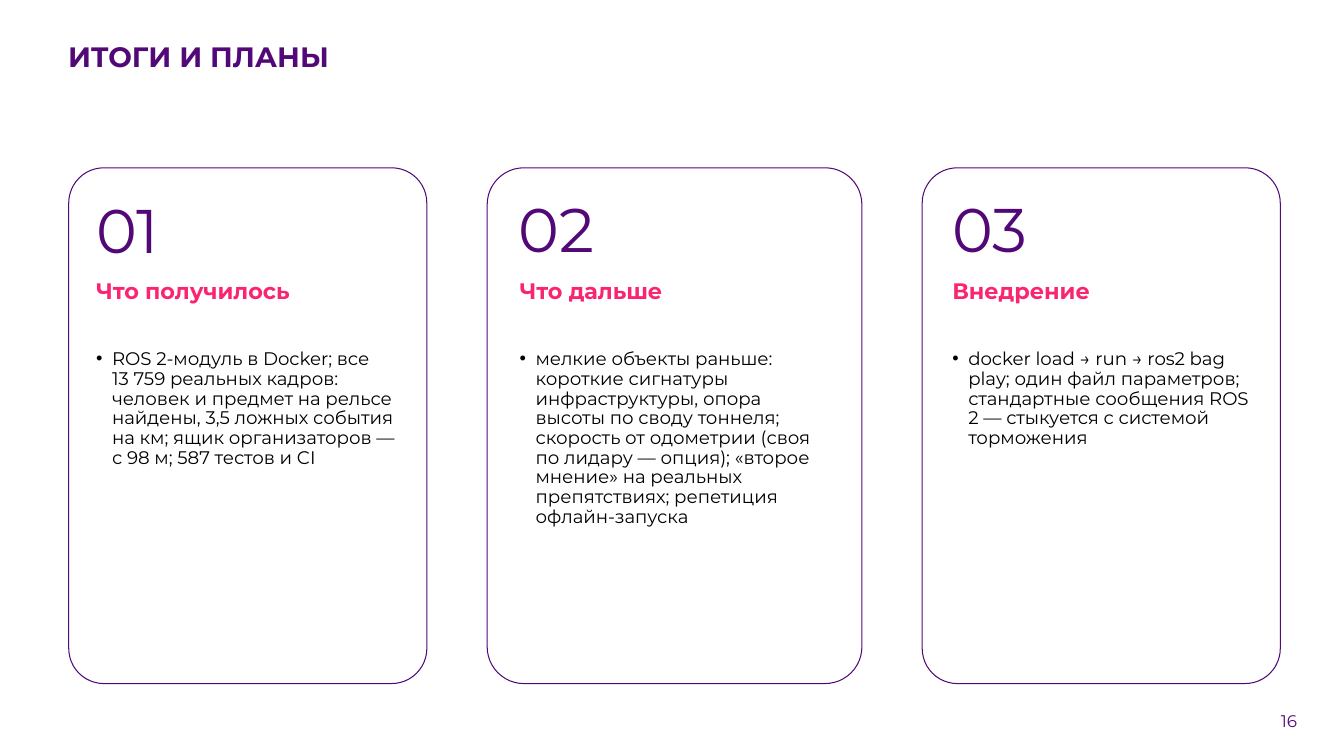
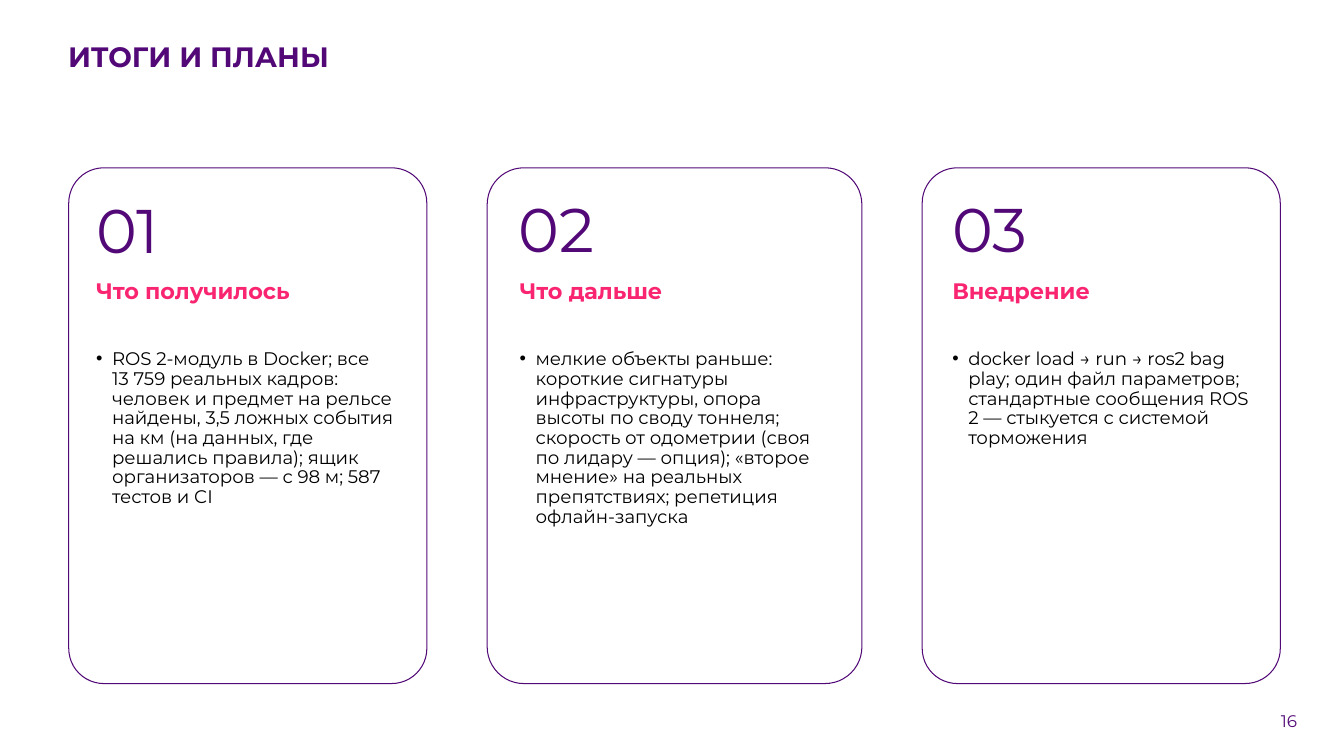
Before and after one commit to pmixay/ReSense, a slide deck: slide 16 of docs/presentation/ReSense_LCT2026.pptx. Drawn at 1344x756 pixels with LibreOffice and Linux fonts; fonts in the diff are those of the drawing; background and template pictures are left out. Boxes give left, top, right and bottom in pixels: in the first picture for what was removed or moved away, otherwise in the second. Text is boxed around its words. In the diff, an @@ line names an element or a change of style, - is before the commit and + after.

```diff
--- a/docs/presentation/ReSense_LCT2026.pptx
+++ b/docs/presentation/ReSense_LCT2026.pptx
@@ text at bbox=[112, 351, 393, 503]: text changed @@
-• ROS 2-модуль в Docker; все 13 759 реальных кадров: человек и предмет на рельсе найдены, 3,5 ложных события на км; ящик организаторов — с 98 м; 587 тестов и CI
+• ROS 2-модуль в Docker; все 13 759 реальных кадров: человек и предмет на рельсе найдены, 3,5 ложных события на км (на данных, где решались правила); ящик организаторов — с 98 м; 587 тестов и CI
```
Also in this commit, not shown: 4 other slides changed, 26 other files.
